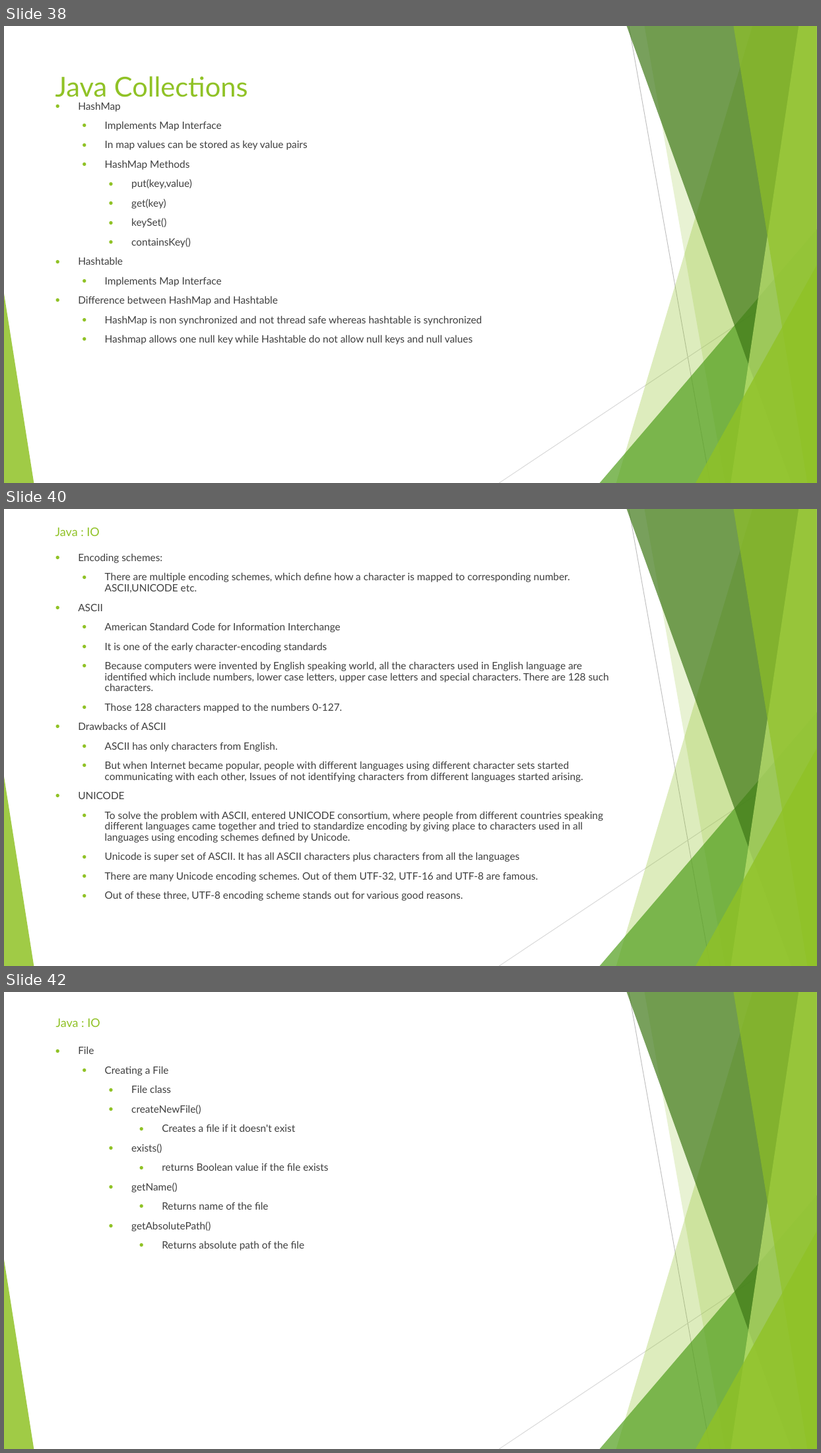
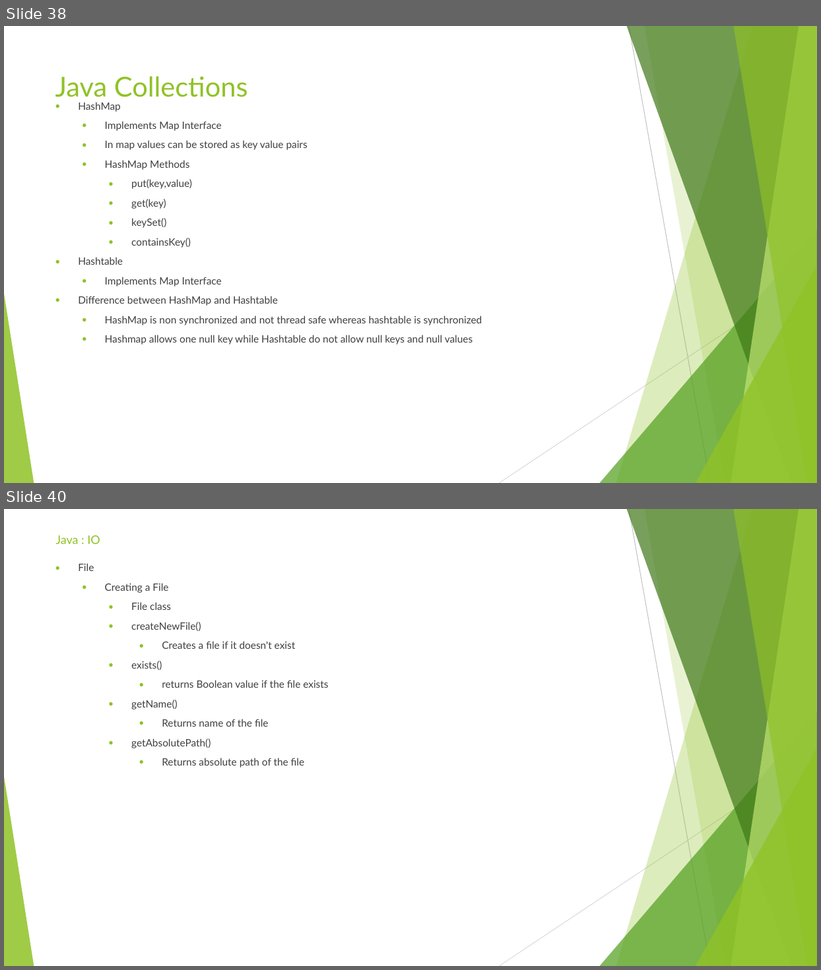
Before and after one commit to sidissir/mk-java-training, a slide deck: AutomationPPT.pptx. Shown one above the other, each under a label of ours: slides 38, 40 and 42 before the commit, slides 38 and 40 after it; the slides between them are not shown. The pictures are 821x1453 and 821x970 pixels, drawn with LibreOffice and Linux fonts; fonts in the diff are those of the drawing. Boxes give left, top, right and bottom in pixels: in the first picture for what was removed or moved away, otherwise in the second. Text is boxed around its words. In the diff, an @@ line names an element or a change of style, - is before the commit and + after.

Commit message:
Java IO

```diff
--- a/AutomationPPT.pptx
+++ b/AutomationPPT.pptx
@@ slide 40 removed at bbox=[4, 509, 817, 966], background #FFFFFF; not listed: 10 template elements that a slide beside it also shows @@
@@ title removed at bbox=[55, 527, 99, 536] @@
-Java : IO
@@ text removed at bbox=[78, 553, 609, 901] @@
-● Encoding schemes:
-  ● There are multiple encoding schemes, which define how a character is mapped to corresponding number. ASCII,UNICODE etc.
-● ASCII
-  ● American Standard Code for Information Interchange
-  ● It is one of the early character-encoding standards
-  ● Because computers were invented by English speaking world, all the characters used in English language are identified which include numbers, lower case letters, upper case letters and special characters. There are 128 such characters.
-  ● Those 128 characters mapped to the numbers 0-127.
-● Drawbacks of ASCII
-  ● ASCII has only characters from English.
-  ● But when Internet became popular, people with different languages using different character sets started communicating with each other, Issues of not identifying characters from different languages started arising.
-● UNICODE
-  ● To solve the problem with ASCII, entered UNICODE consortium, where people from different countries speaking different languages came together and tried to standardize encoding by giving place to characters used in all languages using encoding schemes defined by Unicode.
-  ● Unicode is super set of ASCII. It has all ASCII characters plus characters from all the languages
-  ● There are many Unicode encoding schemes. Out of them UTF-32, UTF-16 and UTF-8 are famous.
-  ● Out of these three, UTF-8 encoding scheme stands out for various good reasons.
@@ what was slide 42 is now slide 40 @@
```
Also in this commit, not shown: 2 slides changed, 1 other slide removed, 19 other files.
